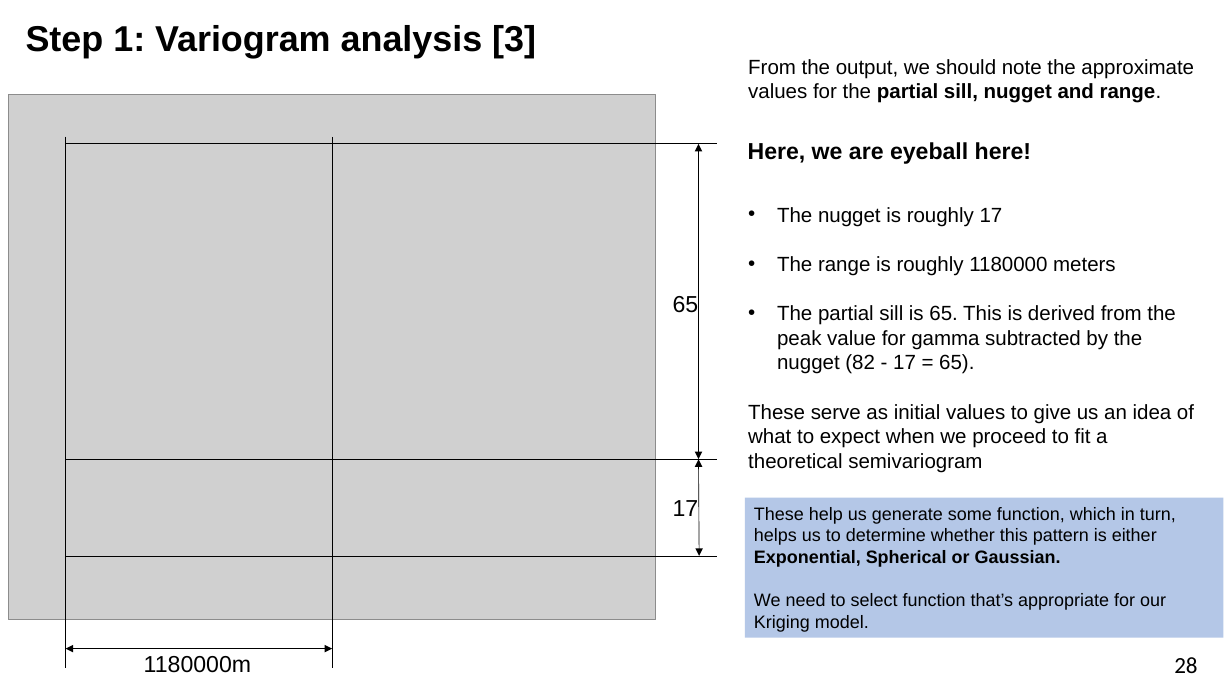
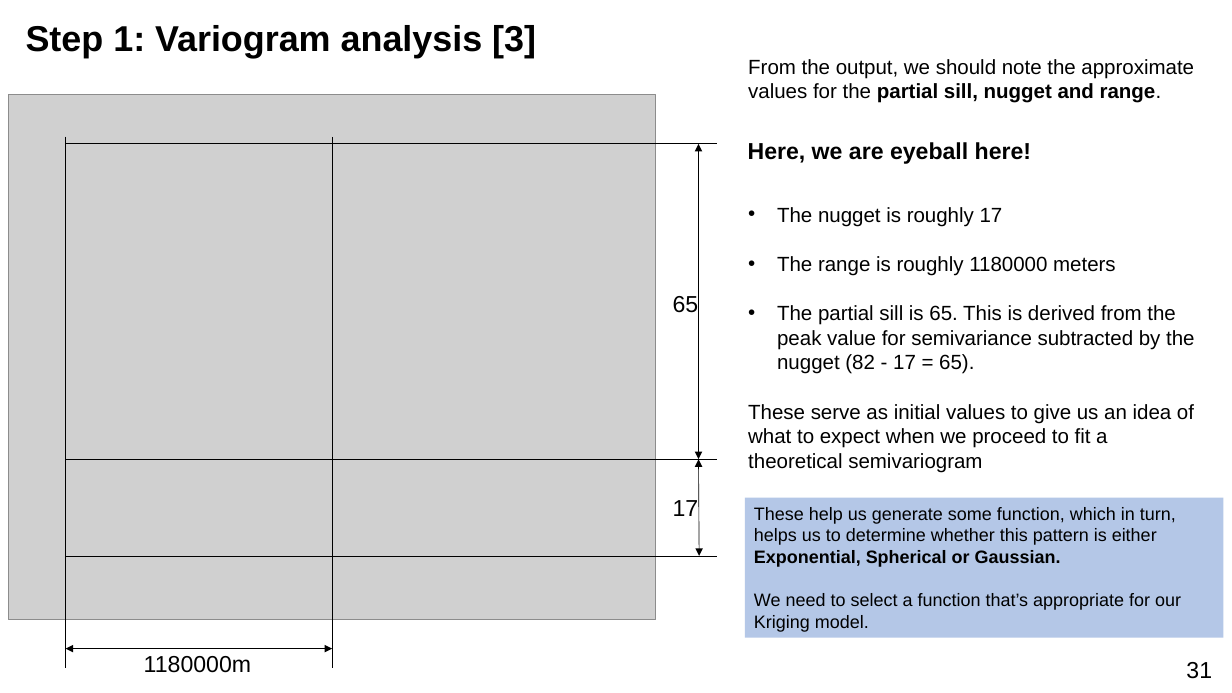
Before and after one commit to UCLPG-MSC-SGDS/GEOG0114, a slide deck: slide 31 of Lecture_notes_powerpoint/Week 6 Lecture Notes - Geostatistical Modelling.pptx (slide 28 before the commit). Drawn at 1232x693 pixels with LibreOffice and Linux fonts; fonts in the diff are those of the drawing; grey boxes stand for pictures. Boxes give left, top, right and bottom in pixels: in the first picture for what was removed or moved away, otherwise in the second. Text is boxed around its words. In the diff, an @@ line names an element or a change of style, - is before the commit and + after.

```diff
--- a/Lecture_notes_powerpoint/Week 6 Lecture Notes - Geostatistical Modelling.pptx
+++ b/Lecture_notes_powerpoint/Week 6 Lecture Notes - Geostatistical Modelling.pptx
@@ text at (777,305,1194,374): text changed @@
-• The partial sill is 65. This is derived from the peak value for gamma subtracted by the nugget (82 - 17 = 65).
+• The partial sill is 65. This is derived from the peak value for semivariance subtracted by the nugget (82 - 17 = 65).
@@ text in rectangle at (754,593,1181,632): text changed @@
-We need to select function that’s appropriate for our Kriging model.
+We need to select a function that’s appropriate for our Kriging model.
@@ page number removed at (1174,657,1197,673) @@
-28
@@ page number added at (1186,662,1212,679), 18 pt, text #000000 @@
+31
```
Also in this commit, not shown: 34 other slides changed, 4 slides added, 3 other files.
